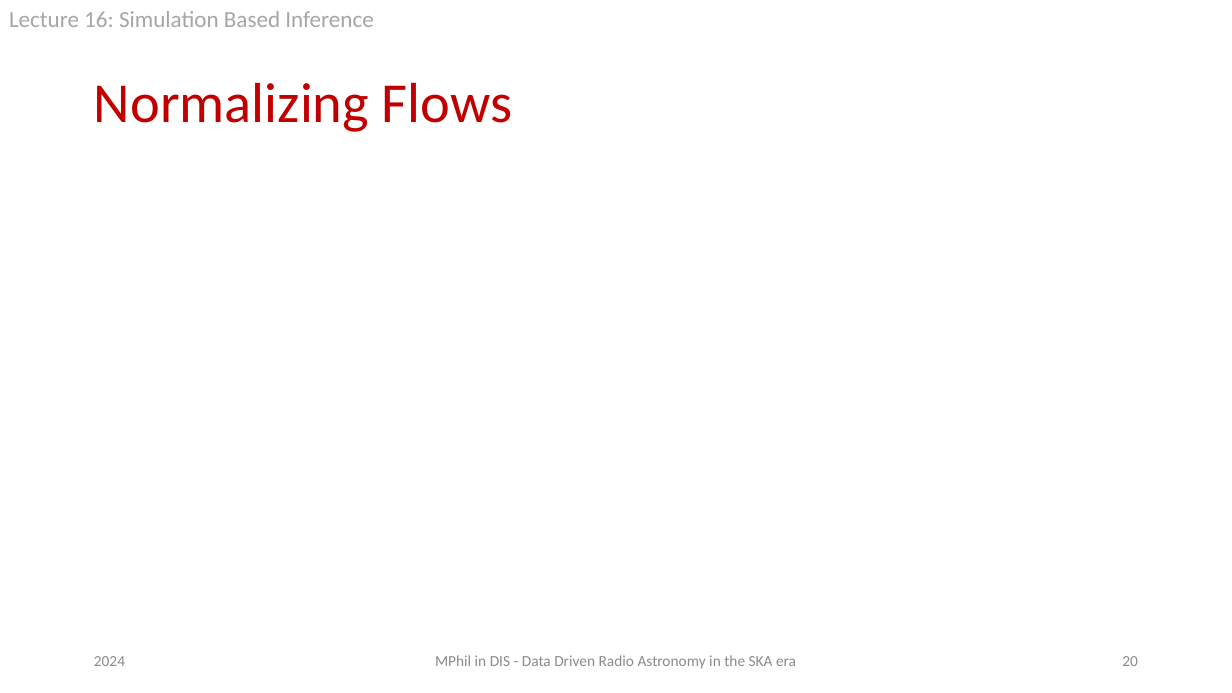
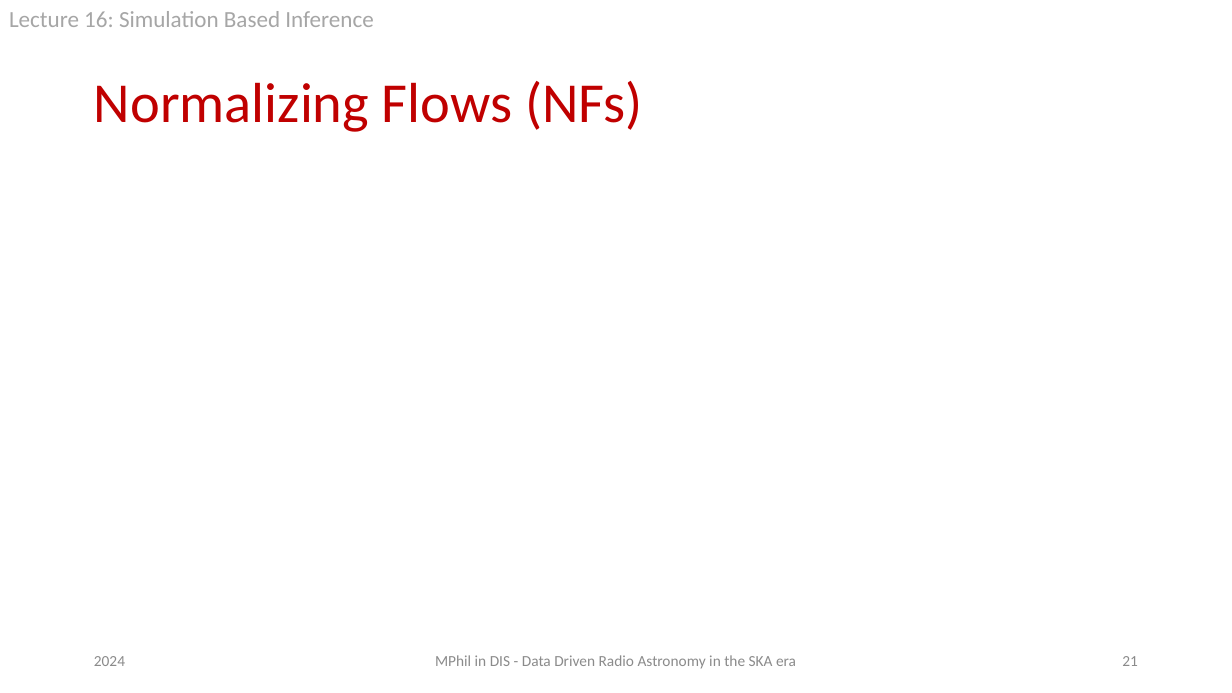
Before and after one commit to htjb/Talks, a slide deck: slide 21 of Lectures/MPhil_Data_Intensive_Science_Lectures/Lecture 16.pptx (slide 20 before the commit). Drawn at 1232x693 pixels with LibreOffice and Linux fonts; fonts in the diff are those of the drawing; grey boxes stand for pictures; background and template pictures are left out. Boxes give left, top, right and bottom in pixels: in the first picture for what was removed or moved away, otherwise in the second. Text is boxed around its words. In the diff, an @@ line names an element or a change of style, - is before the commit and + after.

```diff
--- a/Lectures/MPhil_Data_Intensive_Science_Lectures/Lecture 16.pptx
+++ b/Lectures/MPhil_Data_Intensive_Science_Lectures/Lecture 16.pptx
@@ title at bbox=[94, 81, 643, 132]: text changed @@
-Normalizing Flows
+Normalizing Flows (NFs)
@@ page number at bbox=[1122, 656, 1138, 666]: text changed @@
-20
+21
```
Also in this commit, not shown: 2 other slides changed, 6 slides added.
